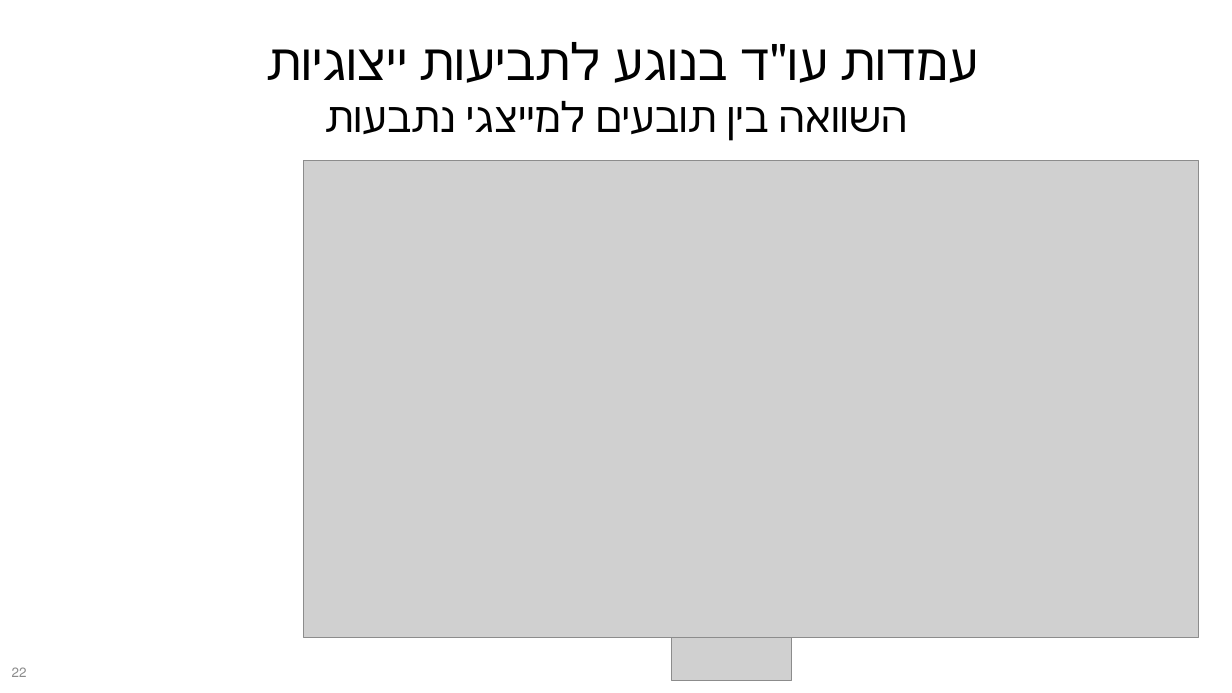
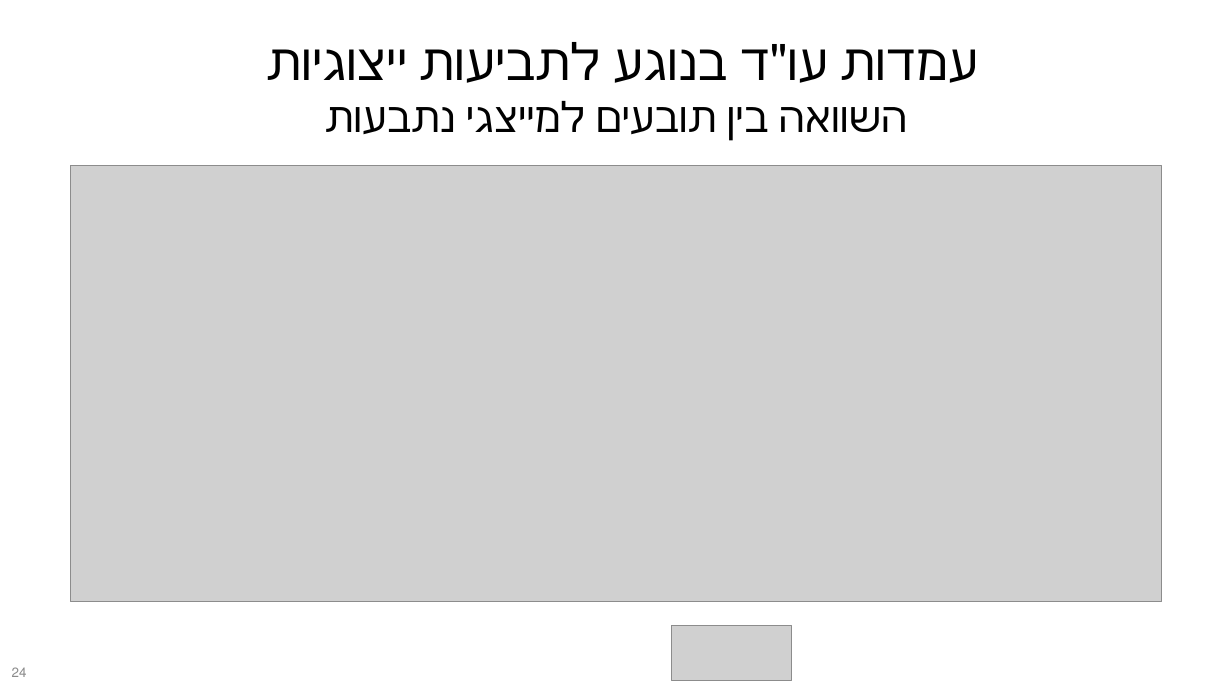
Before and after one commit to adisarid/class-action-IL-survey, a slide deck: slide 24 of presentation/2019-02-03 - Presentation for the 9th class action conference.pptx (slide 22 before the commit). Drawn at 1232x693 pixels with LibreOffice and Linux fonts; fonts in the diff are those of the drawing; grey boxes stand for pictures; background and template pictures are left out. Boxes give left, top, right and bottom in pixels: in the first picture for what was removed or moved away, otherwise in the second. Text is boxed around its words. In the diff, an @@ line names an element or a change of style, - is before the commit and + after.

```diff
--- a/presentation/2019-02-03 - Presentation for the 9th class action conference.pptx
+++ b/presentation/2019-02-03 - Presentation for the 9th class action conference.pptx
@@ picture resized from (x1=303, y1=160, x2=1198, y2=637) to (x1=70, y1=165, x2=1162, y2=602) @@
@@ page number at (x1=12, y1=667, x2=27, y2=677): text changed @@
-22
+24
```
Also in this commit, not shown: 12 other slides changed, 2 slides added, 1 other file.
